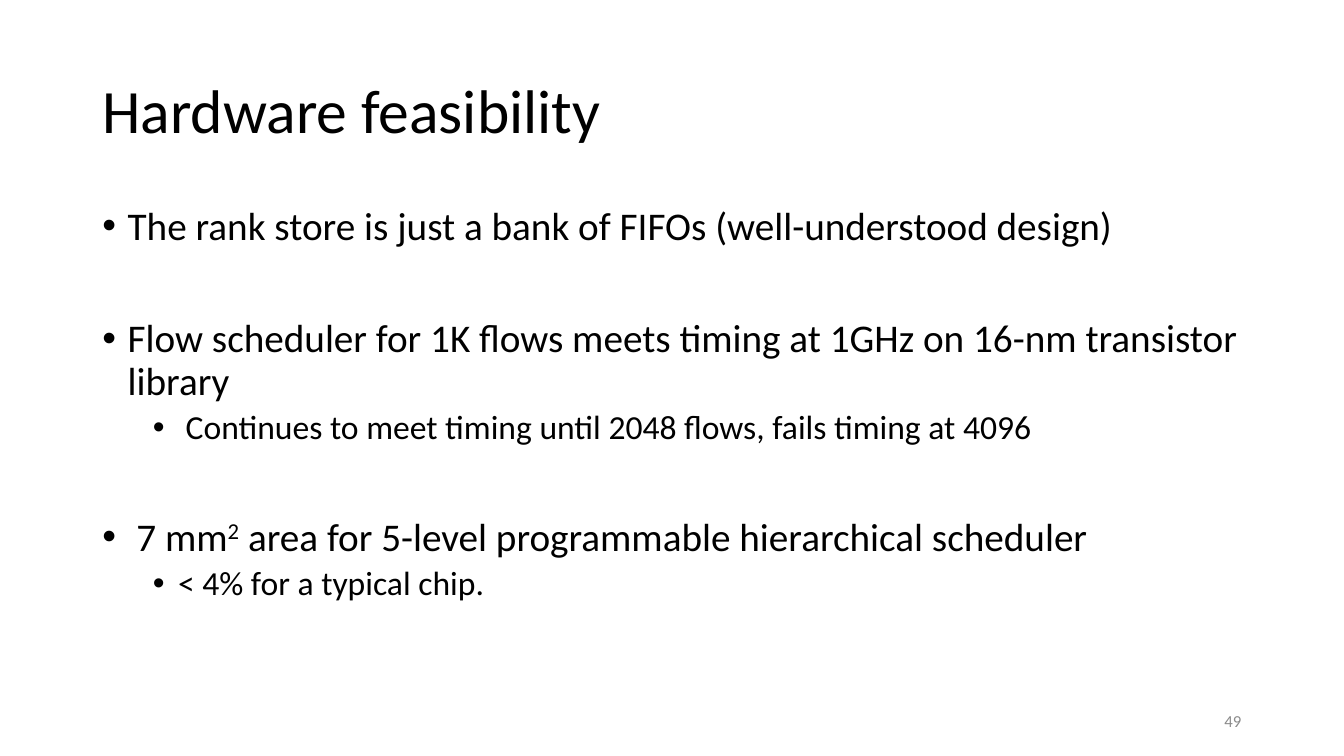
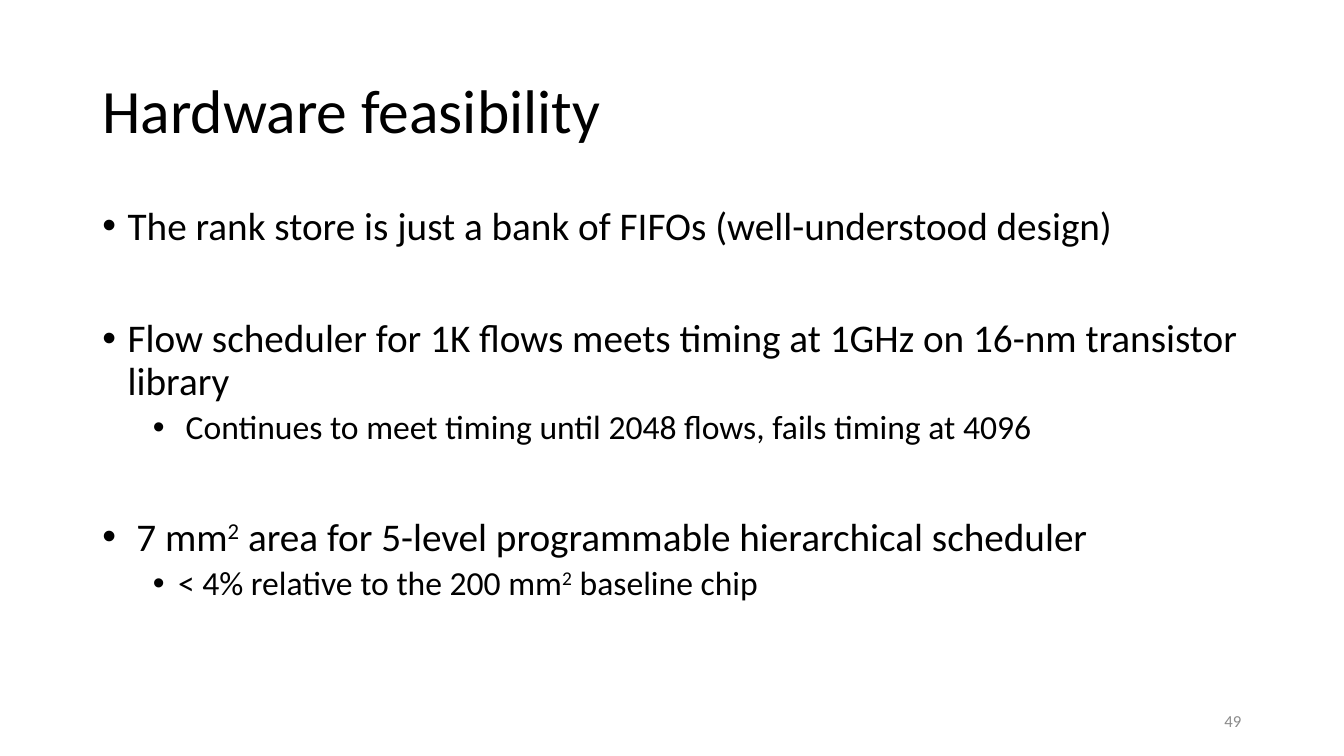
Before and after one commit to anirudhSK/pifo-domino-marple-ppts, a slide deck: slide 49 of combined_domino_pifo.pptx. Drawn at 1344x756 pixels with LibreOffice and Linux fonts; fonts in the diff are those of the drawing. Boxes give left, top, right and bottom in pixels: in the first picture for what was removed or moved away, otherwise in the second. Text is boxed around its words. In the diff, an @@ line names an element or a change of style, - is before the commit and + after.

```diff
--- a/combined_domino_pifo.pptx
+++ b/combined_domino_pifo.pptx
@@ text at (202, 571, 758, 601): text changed @@
-  • < 4% for a typical chip.
+  • < 4% relative to the 200 mm2 baseline chip
```
Also in this commit, not shown: 4 other slides changed.
